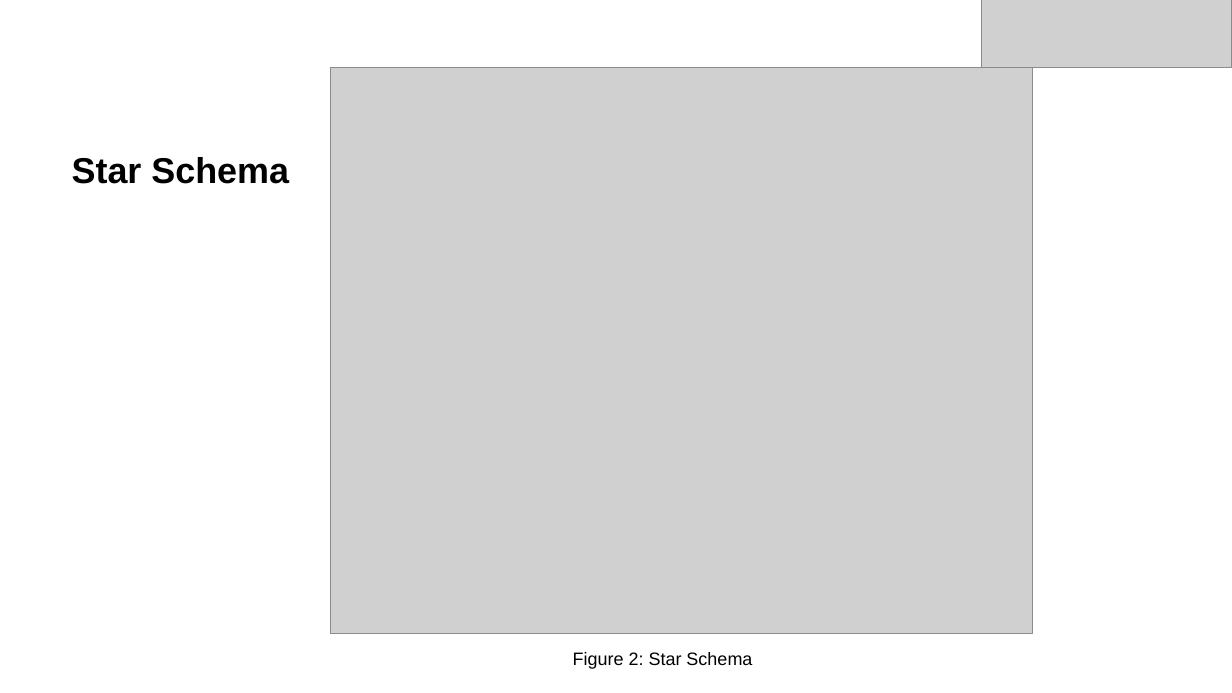
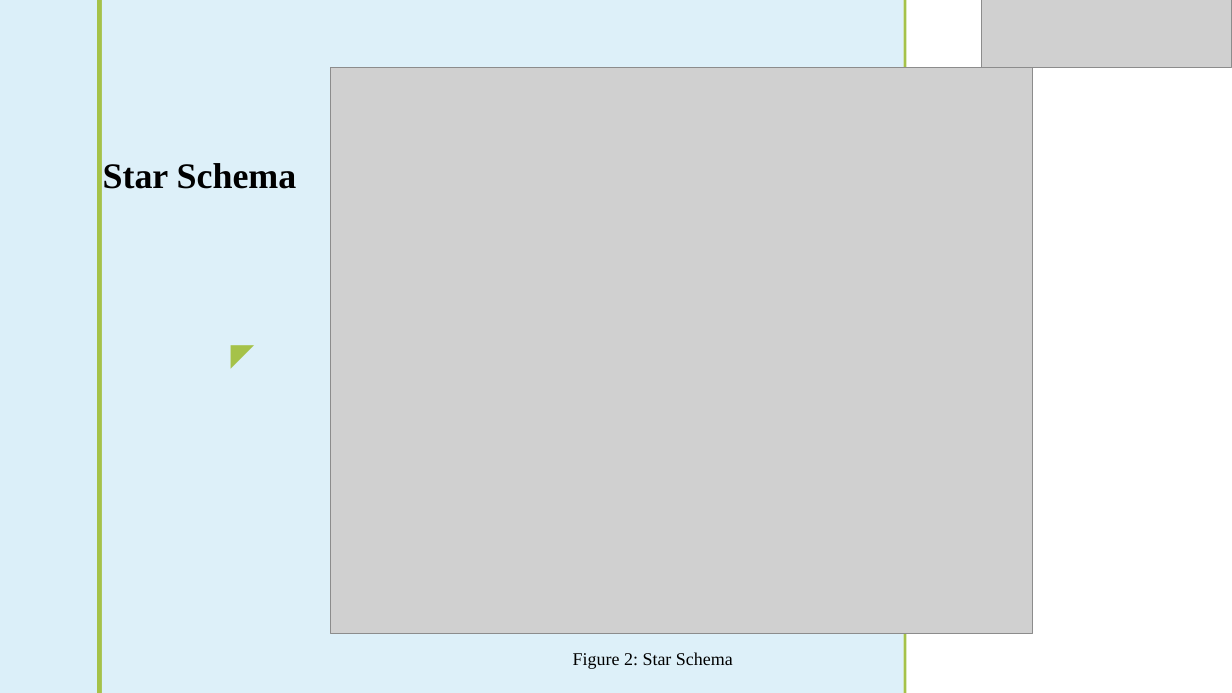
Before and after one commit to turoprophet/DAWA_DWH, a slide deck: slide 9 of DAWA.pptx. Drawn at 1232x693 pixels with LibreOffice and Linux fonts; fonts in the diff are those of the drawing; grey boxes stand for pictures; background and template pictures are left out. Boxes give left, top, right and bottom in pixels: in the first picture for what was removed or moved away, otherwise in the second. Text is boxed around its words. In the diff, an @@ line names an element or a change of style, - is before the commit and + after.

Commit message:
style changed
my text put inside

```diff
--- a/DAWA.pptx
+++ b/DAWA.pptx
@@ rectangle added at (x1=0, y1=0, x2=97, y2=693), fill #DBEFF9 @@
@@ rectangle added at (x1=97, y1=0, x2=102, y2=693), fill #A5C249 @@
@@ rectangle added at (x1=102, y1=0, x2=904, y2=693), fill #DBEFF9 at 92% opacity @@
@@ rectangle added at (x1=904, y1=0, x2=907, y2=693), fill #A5C249 @@
@@ title "Star Schema" at (x1=103, y1=163, x2=297, y2=189): font Arial to Times New Roman; alignment centre to right; vertical alignment bottom to top @@
@@ text added at (x1=222, y1=330, x2=263, y2=376), 24 pt, text #A5C249 @@
+◤
@@ text "Figure 2: Star Schema" at (x1=573, y1=652, x2=733, y2=669): font Arial to Times New Roman @@
```
Also in this commit, not shown: 10 other slides changed.
